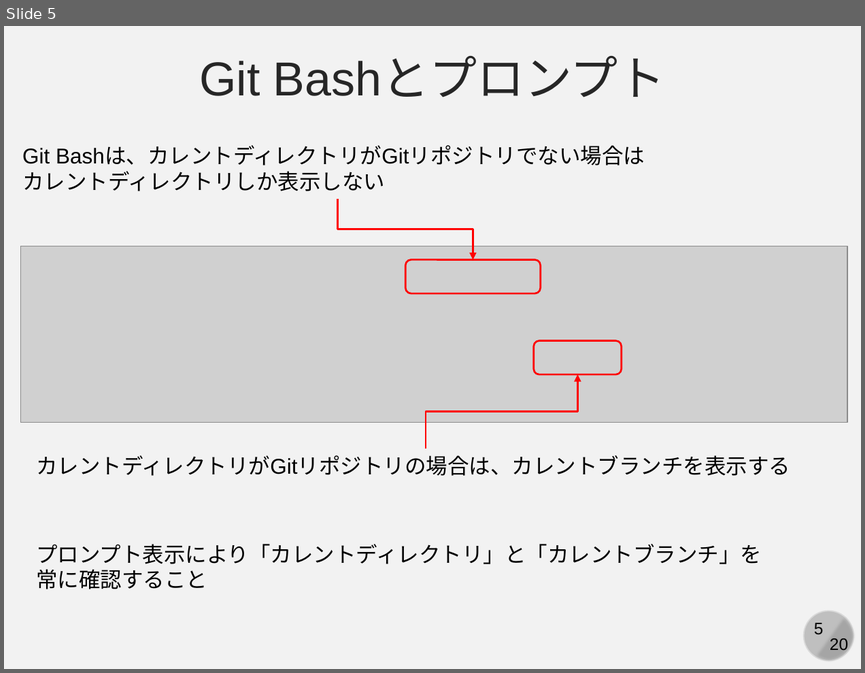
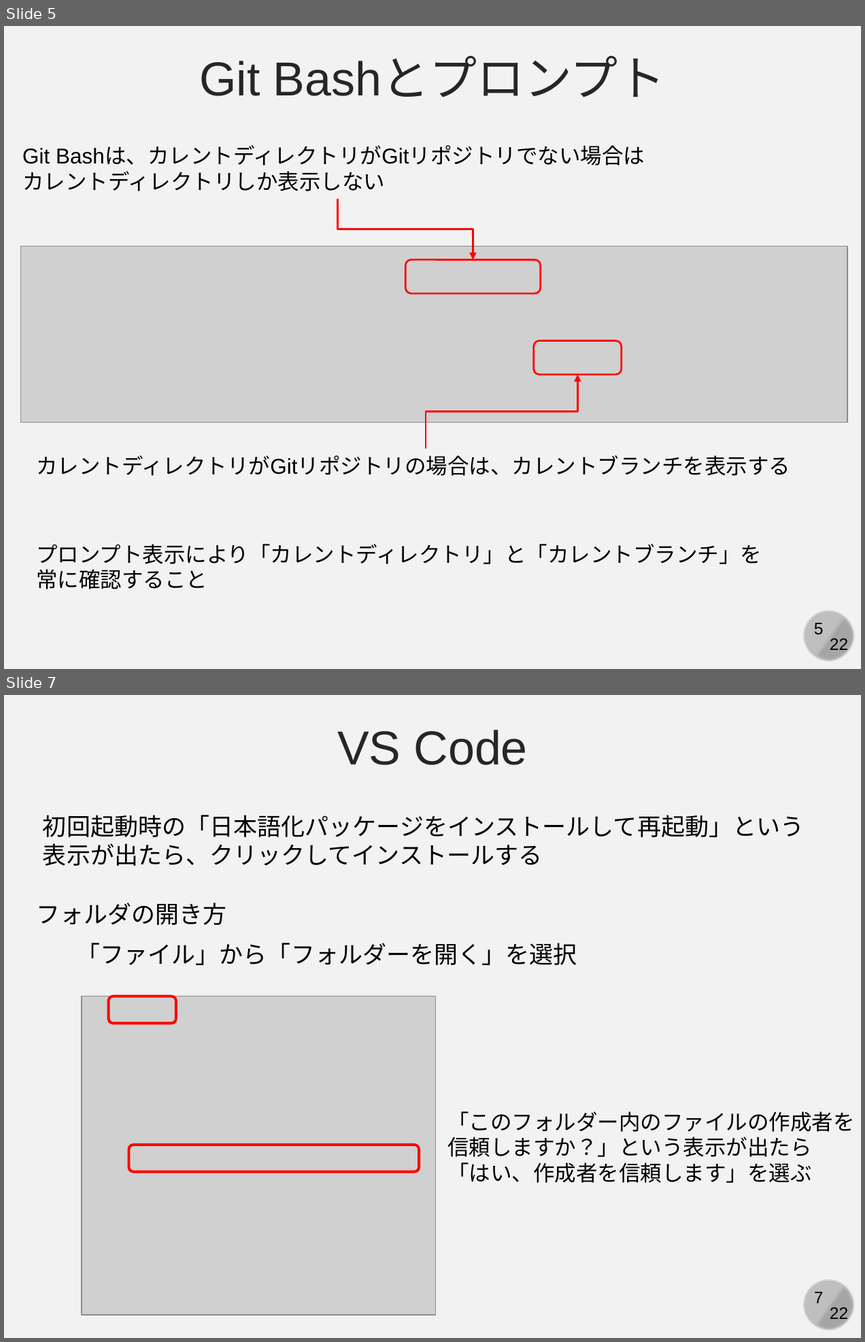
Before and after one commit to kaityo256/github, a slide deck: practice_basic/fig/slide.pptx. Shown one above the other, each under a label of ours: slide 5 before the commit, slides 5 and 7 after it; the slides between them are not shown. The pictures are 865x673 and 865x1342 pixels, drawn with LibreOffice and Linux fonts; fonts in the diff are those of the drawing; grey boxes stand for pictures. Boxes give left, top, right and bottom in pixels: in the first picture for what was removed or moved away, otherwise in the second. Text is boxed around its words. In the diff, an @@ line names an element or a change of style, - is before the commit and + after.

```diff
--- a/practice_basic/fig/slide.pptx
+++ b/practice_basic/fig/slide.pptx
@@ slide 7 added at (x1=4, y1=695, x2=861, y2=1338), background #F2F2F2; not listed: 4 template elements that a slide beside it also shows @@
@@ text added at (x1=337, y1=730, x2=528, y2=765), 40 pt, text #262626 @@
+VS Code
@@ text added at (x1=43, y1=815, x2=804, y2=866), 20 pt, text #000000 @@
+初回起動時の「日本語化パッケージをインストールして再起動」という
+表示が出たら、クリックしてインストールする
@@ text added at (x1=36, y1=902, x2=226, y2=925), 20 pt, text #000000 @@
+フォルダの開き方
@@ text added at (x1=77, y1=943, x2=577, y2=965), 20 pt, text #000000 @@
+「ファイル」から「フォルダーを開く」を選択
@@ picture added at (x1=82, y1=996, x2=436, y2=1314) @@
@@ rounded rectangle added at (x1=109, y1=996, x2=176, y2=1022), outline #FF0000 2.25 pt @@
@@ text added at (x1=447, y1=1111, x2=854, y2=1183), 18 pt, text #000000 @@
+「このフォルダー内のファイルの作成者を
+信頼しますか？」という表示が出たら
+「はい、作成者を信頼します」を選ぶ
@@ rounded rectangle added at (x1=129, y1=1145, x2=419, y2=1172), outline #FF0000 2.25 pt @@
@@ slide 5 changed as well @@
@@ text at (x1=830, y1=638, x2=848, y2=654): text changed @@
-20
+22
```
Also in this commit, not shown: 19 other slides changed, 1 other slide added.
